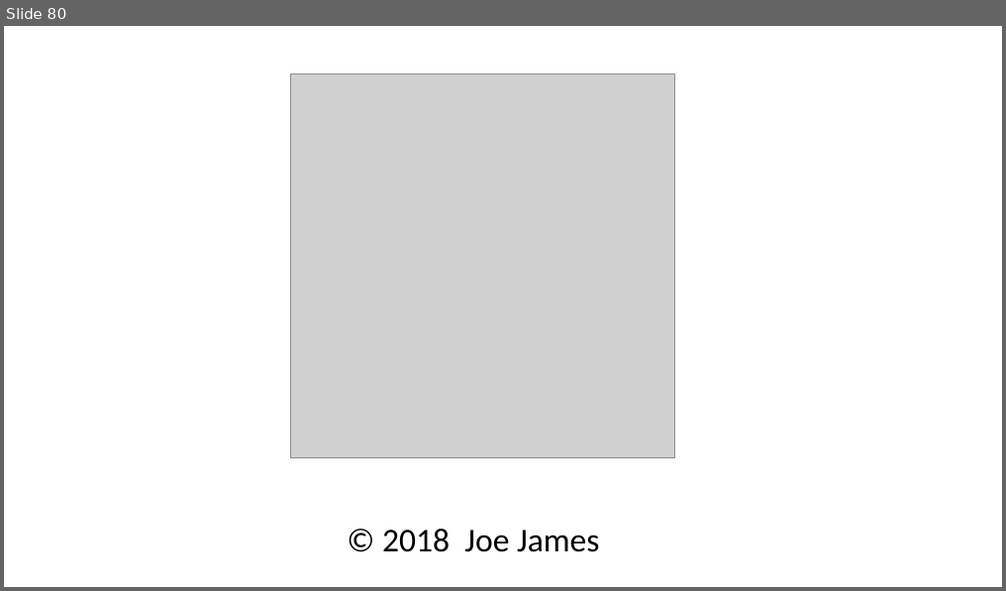
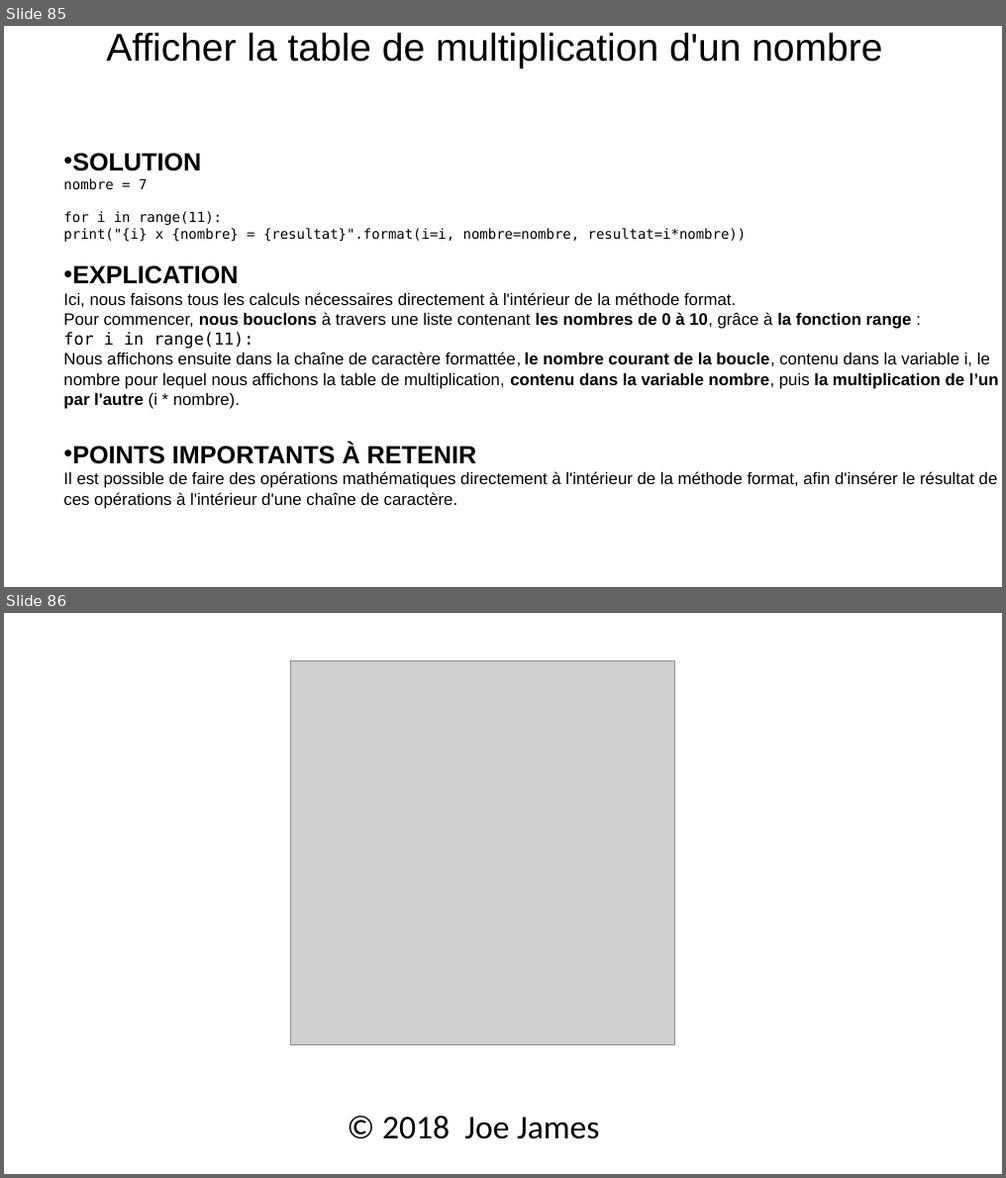
Before and after one commit to julienPalleau/Udemy, a slide deck: PythonParLaPratique 101 exercices/Python in 90 minutes [Enregistrement automatique].pptx. Shown one above the other, each under a label of ours: slide 80 before the commit, slides 85 and 86 after it. The pictures are 1006x591 and 1006x1178 pixels, drawn with LibreOffice and Linux fonts; fonts in the diff are those of the drawing; grey boxes stand for pictures. Boxes give left, top, right and bottom in pixels: in the first picture for what was removed or moved away, otherwise in the second. Text is boxed around its words. In the diff, an @@ line names an element or a change of style, - is before the commit and + after.

Commit message:
Afficher la table de multiplication d'un nombre

```diff
--- a/PythonParLaPratique 101 exercices/Python in 90 minutes [Enregistrement automatique].pptx
+++ b/PythonParLaPratique 101 exercices/Python in 90 minutes [Enregistrement automatique].pptx
@@ slide 85 added at (4, 26, 1002, 587), background #FFFFFF @@
@@ title added at (106, 32, 882, 69), 27.9 pt, text #000000 @@
+Afficher la table de multiplication d'un nombre
@@ text added at (63, 153, 999, 509), 12 pt, text #000000 @@
+• SOLUTION
+nombre = 7
+for i in range(11):
+print("{i} x {nombre} = {resultat}".format(i=i, nombre=nombre, resultat=i*nombre))
+• EXPLICATION
+Ici, nous faisons tous les calculs nécessaires directement à l'intérieur de la méthode format.
+Pour commencer, nous bouclons à travers une liste contenant les nombres de 0 à 10, grâce à la fonction range :
+for i in range(11):
+Nous affichons ensuite dans la chaîne de caractère formattée, le nombre courant de la boucle, contenu dans la variable i, le
+nombre pour lequel nous affichons la table de multiplication, contenu dans la variable nombre, puis la multiplication de l’un
+par l'autre (i * nombre).
+• POINTS IMPORTANTS À RETENIR
+Il est possible de faire des opérations mathématiques directement à l'intérieur de la méthode format, afin d'insérer le résultat de
+ces opérations à l'intérieur d'une chaîne de caractère.
@@ what was slide 80 is now slide 86 @@
```
Also in this commit, not shown: 5 other slides added.
